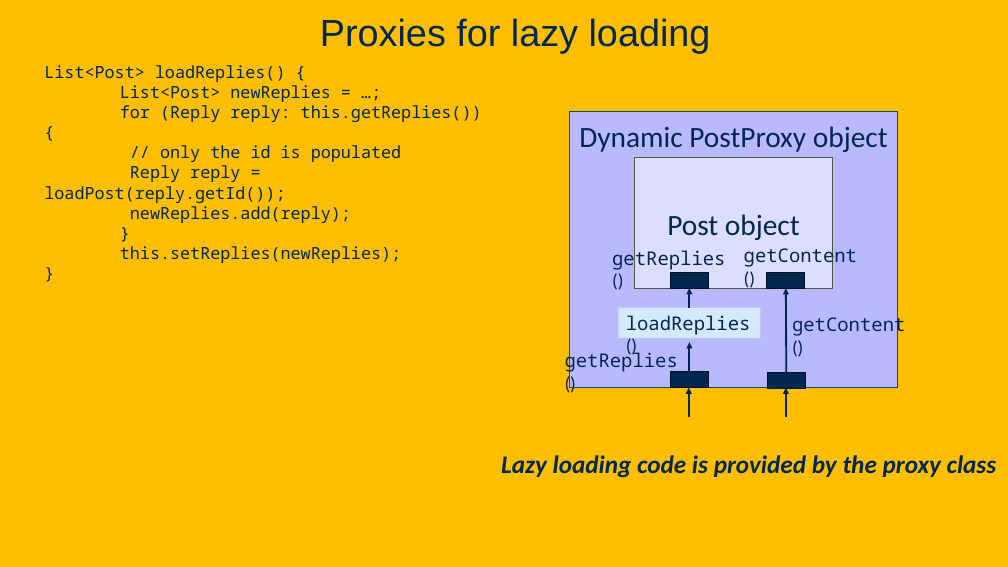
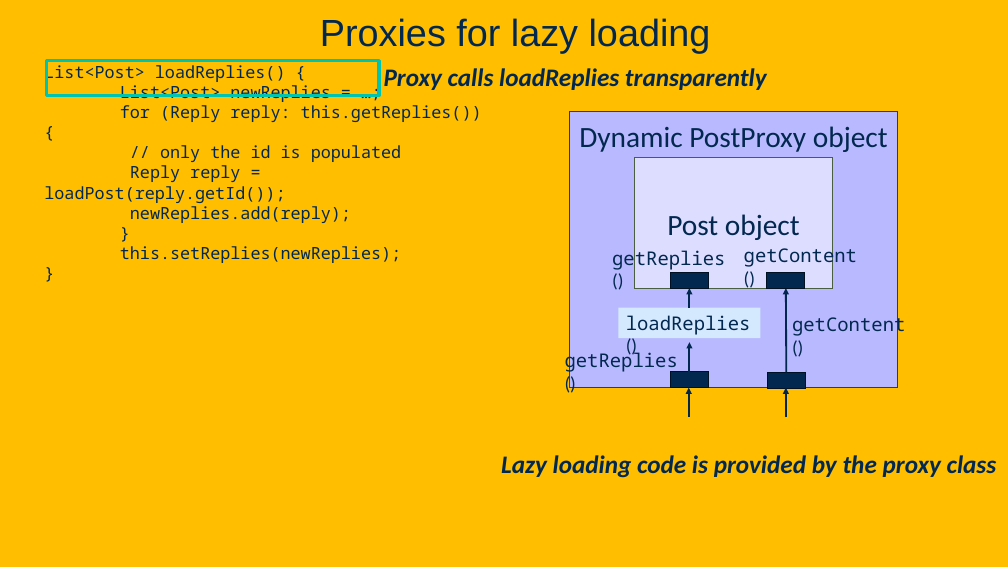
Before and after one commit to davsec-teaching/ecs160-f25, a slide deck: slide 130 of slides/5_annotations_and_reflection.pptx. Drawn at 1008x567 pixels with LibreOffice and Linux fonts; fonts in the diff are those of the drawing; background and template pictures are left out. Boxes give left, top, right and bottom in pixels: in the first picture for what was removed or moved away, otherwise in the second. Text is boxed around its words. In the diff, an @@ line names an element or a change of style, - is before the commit and + after.

```diff
--- a/slides/5_annotations_and_reflection.pptx
+++ b/slides/5_annotations_and_reflection.pptx
@@ rectangle added at bbox=[47, 60, 380, 95], outline #00C4B2 3 pt @@
@@ text added at bbox=[384, 68, 767, 90], 24 pt, text #022850, bold, italic @@
+Proxy calls loadReplies transparently
```
Also in this commit, not shown: 5 other slides changed, 1 slide added.
